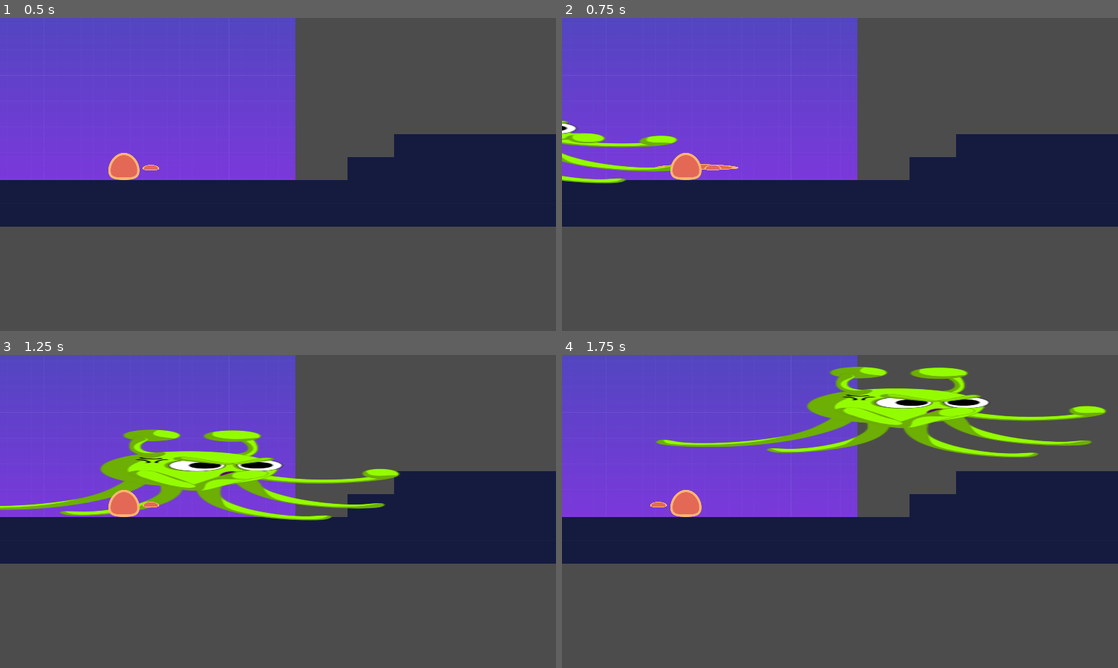
Above: before the commit, frames 1-4 (two rows, left to right).
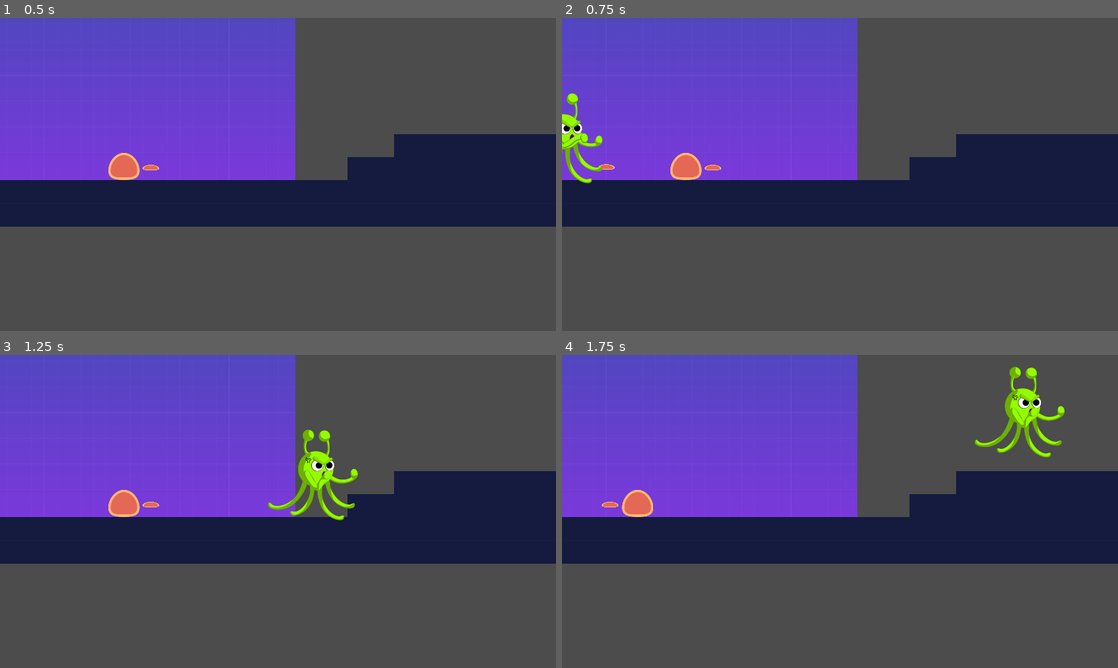
Above: after the commit, the same moments.

Repository: kigari94/IAS
Game: Godot game, scene res://src/Levels/Level01.tscn
The game is run twice, just before and just after one commit, with the same random seed, the same clock (stepped at 60 frames per second) and the same inputs. This scene is started directly instead of the project's main scene.
Inputs:
- Up to frame 1 (0.5 s): no input
- Up to frame 2 (0.75 s): tap Enter at 0.5 s; hold D (move_right) from 0.53 s (still down); hold Space (attack) from 0.53 s (still down)
- Up to frame 3 (1.25 s): keep holding D (move_right); keep holding Space (attack); tap W (jump) at 0.77 s
- Up to frame 4 (1.75 s): keep holding D (move_right); release Space (attack) at 1.28 s; tap Left (move_left_p2) at 1.35 s; tap W (jump) at 1.52 s

Frame 1 is identical in both runs. In frame 2, 1.5% of the frame differs, in the area x 0-32%, y 24-53%; in frame 3, 7.4%; in frame 4, 8.5%, in the area x 7-98%, y 3-52%.
Error before the commit: Attempt to call function 'set_target' in base 'null instance' on a null instance. (res://src/Actors/Player2.gd:68)

Commit message:
mirroring player sprite now working

Diff:
--- a/src/Actors/Player.gd
+++ b/src/Actors/Player.gd
@@ -105,8 +105,8 @@
 	)
 func facing_direction(direction: float) -> void:
 	if direction > 0.0:
-		$WeaponSpawnLocation.scale.x = 1.0
-		self.scale.x = -5
+		#$WeaponSpawnLocation.scale.x = 1.0
+		self.scale.x = self.scale.y * 1
 	elif direction < 0.0:
-		$WeaponSpawnLocation.scale.x = -1.0
-		self.scale.x = 5
+		#$WeaponSpawnLocation.scale.x = -1.0
+		self.scale.x = self.scale.y * -1
